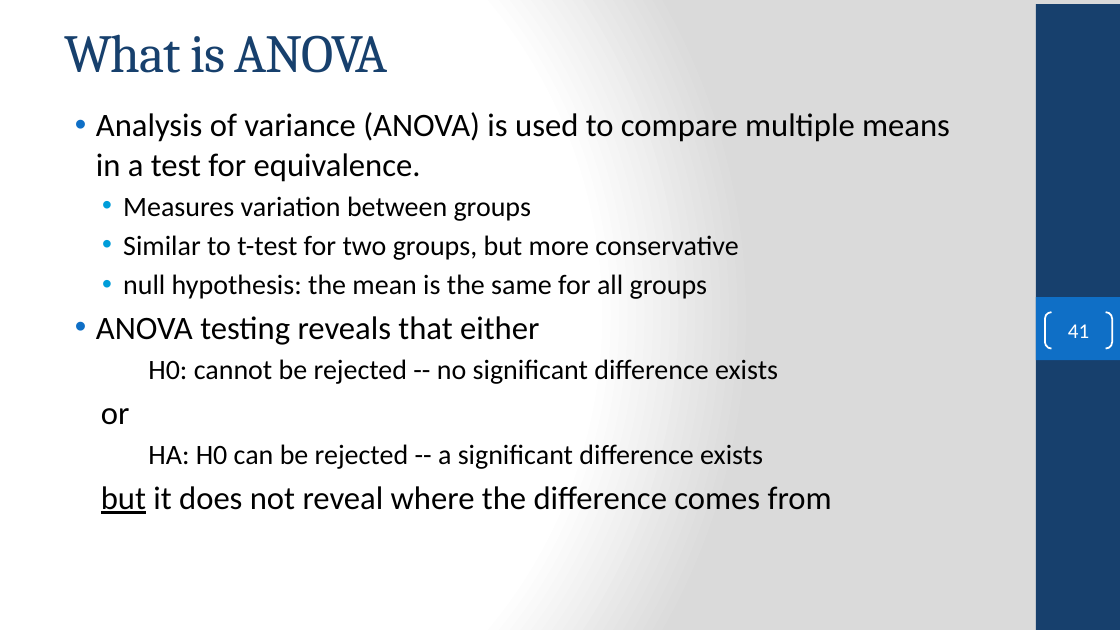
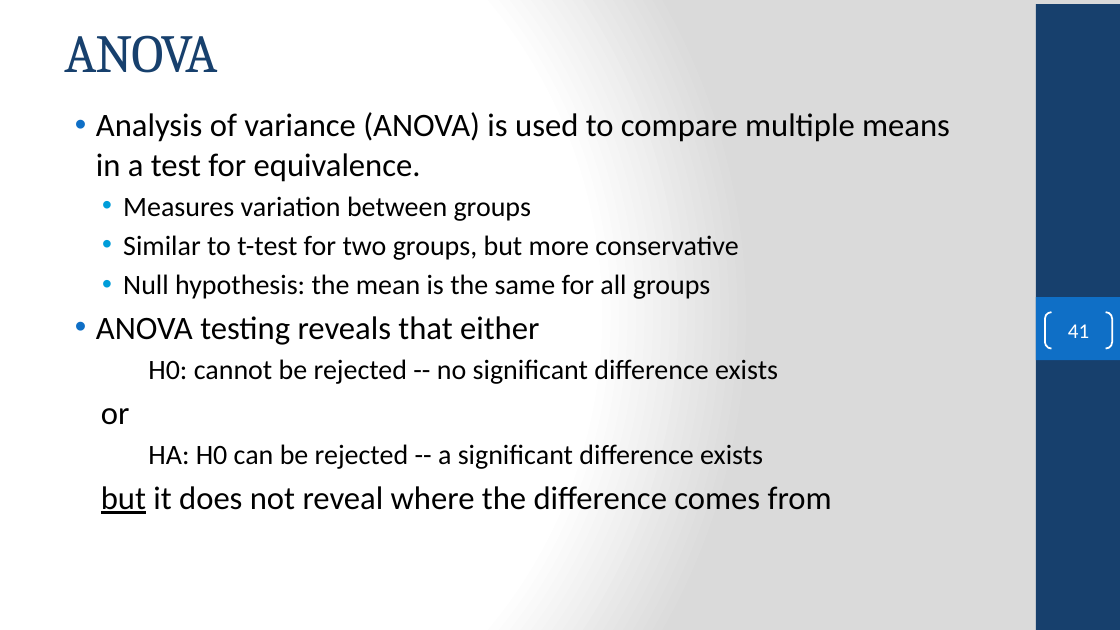
Before and after one commit to FSCJ-COP2073C/cop2073c-FullContent, a slide deck: slide 41 of slides/COP2073C-Module8.pptx. Drawn at 1120x630 pixels with LibreOffice and Linux fonts; fonts in the diff are those of the drawing; background and template pictures are left out. Boxes give left, top, right and bottom in pixels: in the first picture for what was removed or moved away, otherwise in the second. Text is boxed around its words. In the diff, an @@ line names an element or a change of style, - is before the commit and + after.

```diff
--- a/slides/COP2073C-Module8.pptx
+++ b/slides/COP2073C-Module8.pptx
@@ title at (x1=64, y1=35, x2=217, y2=73): text changed @@
-What is ANOVA
+ANOVA
@@ text at (x1=123, y1=274, x2=710, y2=299): text changed @@
-  • null hypothesis: the mean is the same for all groups
+  • Null hypothesis: the mean is the same for all groups
```
Also in this commit, not shown: 4 other slides changed, 1 other file.
